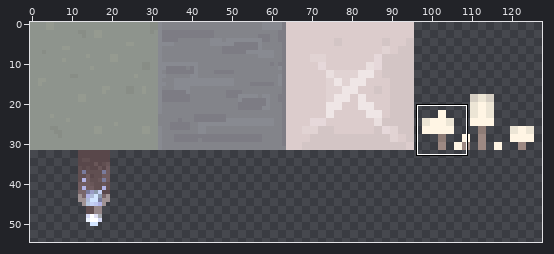
Sprite sheet, stored at Assets/Textures/Blocks/BlockColor.png. The first picture is a wide view before the edit; the outline marks the close-up.
Close-up. The starting point:
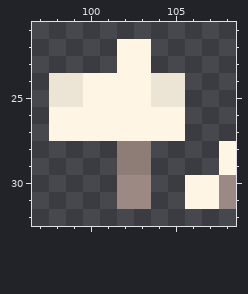
The file is 128x128 pixels. Colours within 5 levels of each other are drawn and written as one. Shown: x 97..108, y 21..32. The wide view leaves out empty margins. The commit also changed other parts of the picture, which this record leaves out.
New version:
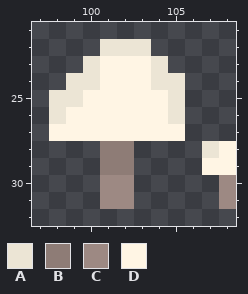
Palette (. is transparent): A #ece5d5  B #8e7c76  C #9d8983  D #fff5e4
Changes in this commit:
@@ x 97..108 @@
 21 ............
-22 .....DD.....
-23 .....DD.....
-24 .AADDDDAA...
-25 .AADDDDAA...
-26 .DDDDDDDD...
+22 ....AAA.....
+23 ...ADDDA....
+24 ..AADDDAA...
+25 .AADDDDDA...
+26 .ADDDDDDA...
 27 .DDDDDDDD...
-28 .....BB....D
-29 .....BB....D
-30 .....CC..DDC
-31 .....CC..DDC
+28 ....BB....AD
+29 ....BB....DD
+30 ....CC.....C
+31 ....CC.....C
 32 ............
